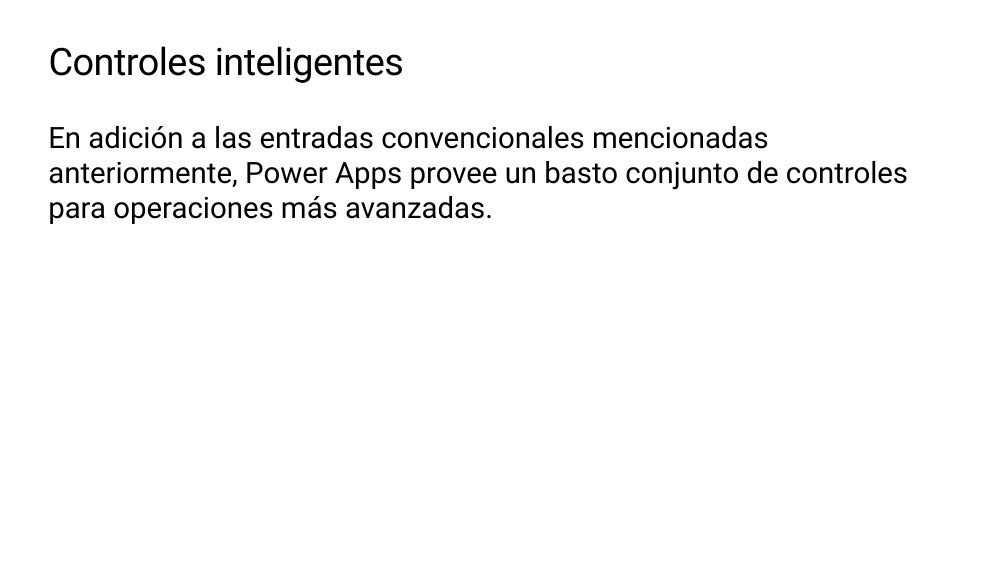
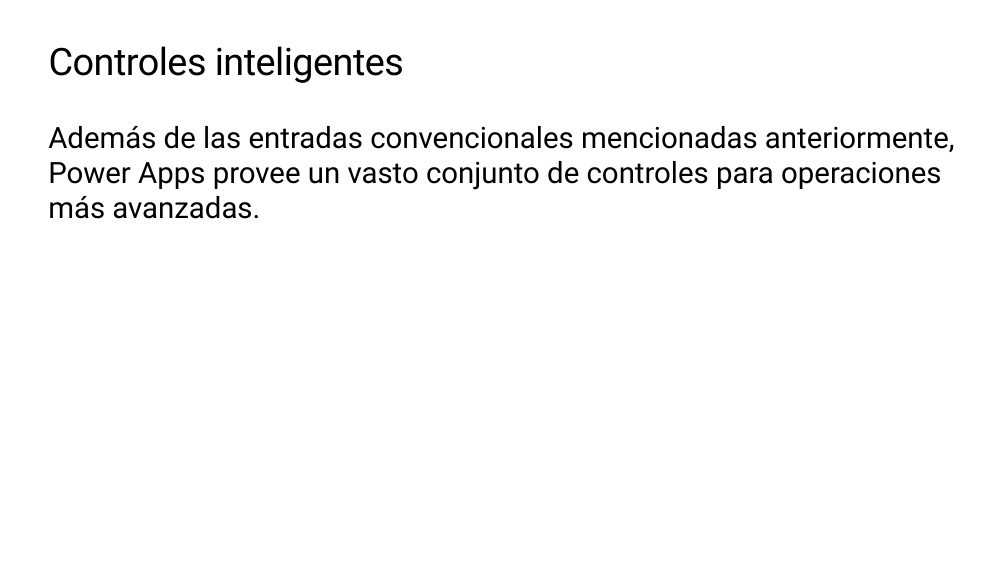
Before and after one commit to microsoft/workshop-library, a slide deck: slide 16 of full/power-platform-canvas-app/slides_es.pptx. Drawn at 1008x567 pixels with LibreOffice and Linux fonts; fonts in the diff are those of the drawing; background and template pictures are left out. Boxes give left, top, right and bottom in pixels: in the first picture for what was removed or moved away, otherwise in the second. Text is boxed around its words. In the diff, an @@ line names an element or a change of style, - is before the commit and + after.

```diff
--- a/full/power-platform-canvas-app/slides_es.pptx
+++ b/full/power-platform-canvas-app/slides_es.pptx
@@ text at box(48, 126, 955, 219): text changed @@
-En adición a las entradas convencionales mencionadas anteriormente, Power Apps provee un basto conjunto de controles para operaciones más avanzadas.
+Además de las entradas convencionales mencionadas anteriormente, Power Apps provee un vasto conjunto de controles para operaciones más avanzadas.
```
Also in this commit, not shown: 21 other slides changed, 6 slides added, 6 slides removed.
